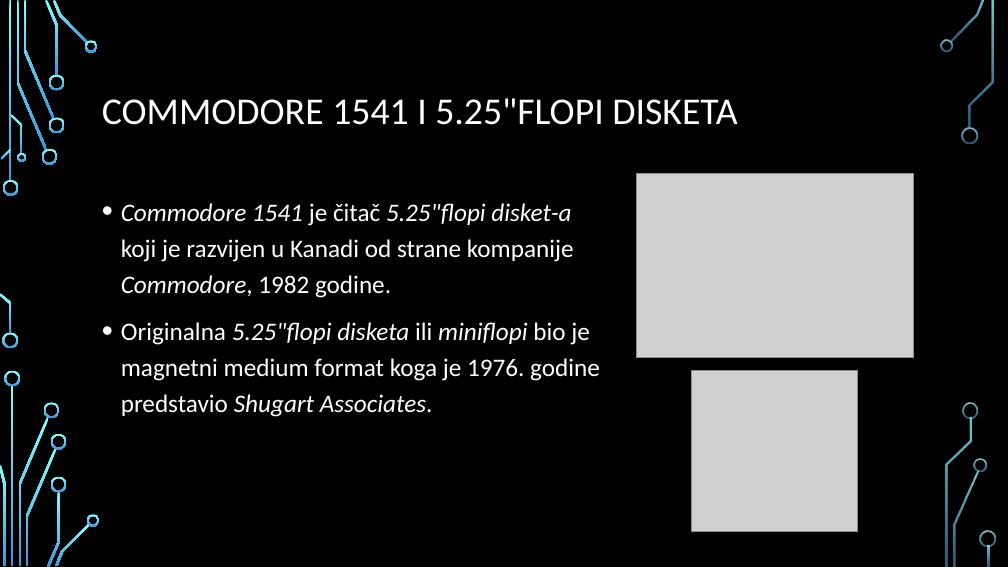
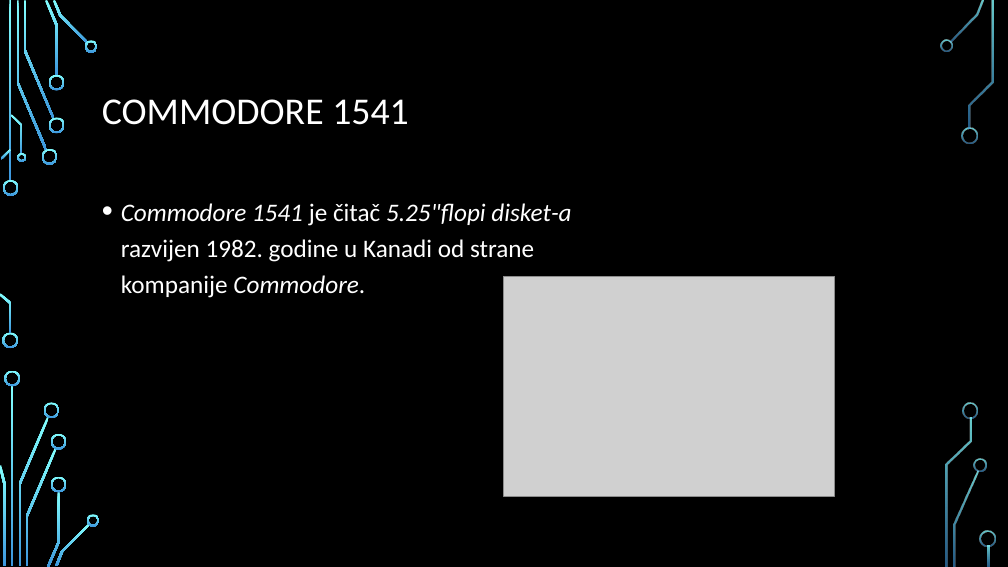
Before and after one commit to DejanPredojevic/Diplomski-rad, a slide deck: slide 2 of Prezentacija.pptx. Drawn at 1008x567 pixels with LibreOffice and Linux fonts; fonts in the diff are those of the drawing; grey boxes stand for pictures; background and template pictures are left out. Boxes give left, top, right and bottom in pixels: in the first picture for what was removed or moved away, otherwise in the second. Text is boxed around its words. In the diff, an @@ line names an element or a change of style, - is before the commit and + after.

```diff
--- a/Prezentacija.pptx
+++ b/Prezentacija.pptx
@@ title at (102, 99, 409, 125): text changed @@
-COMMODORЕ 1541 I 5.25"FLOPI DISKETA
+COMMODORЕ 1541
@@ text at (121, 203, 571, 298): text changed @@
-• Commodore 1541 je čitač 5.25"flopi disket-a
-  koji je razvijen u Kanadi od strane kompanije
-  Commodore, 1982 godine.
-• Originalna 5.25"flopi disketa ili miniflopi bio je
-  magnetni medium format koga je 1976. godine
-  predstavio Shugart Associates.
+• Commodore 1541 je čitač 5.25"flopi disket-a
+  razvijen 1982. godine u Kanadi od strane
+  kompanije Commodore.
@@ picture: place and size @@
-picture at (637, 173, 914, 358)
+picture at (504, 276, 834, 496)
@@ picture removed at (692, 371, 858, 532) @@
```
Also in this commit, not shown: 4 other slides changed, 2 slides added, 1 slide removed, 3 other files.
